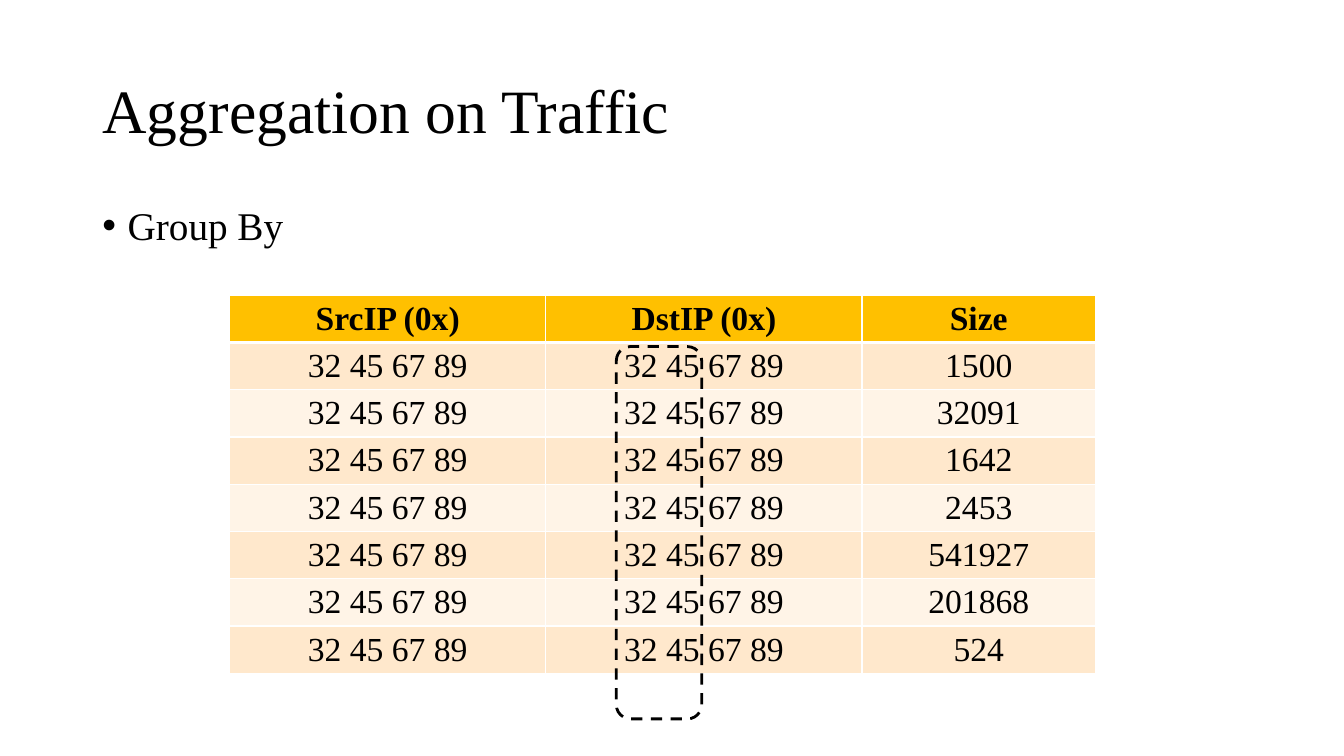
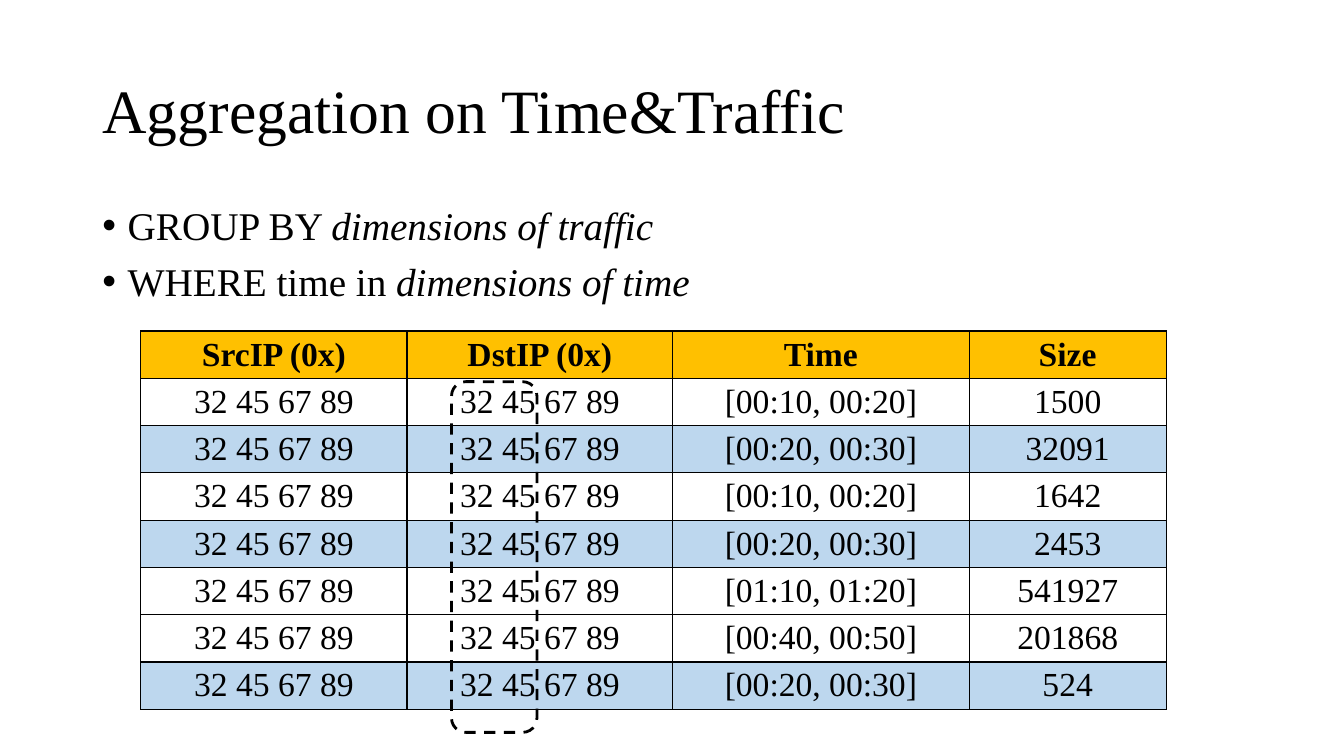
Before and after one commit to Lipox/Dimension, a slide deck: slide 29 of dimensions.pptx (slide 31 before the commit). Drawn at 1344x756 pixels with LibreOffice and Linux fonts; fonts in the diff are those of the drawing. Boxes give left, top, right and bottom in pixels: in the first picture for what was removed or moved away, otherwise in the second. Text is boxed around its words. In the diff, an @@ line names an element or a change of style, - is before the commit and + after.

```diff
--- a/dimensions.pptx
+++ b/dimensions.pptx
@@ title at [102, 89, 845, 144]: text changed @@
-Aggregation on Traffic
+Aggregation on Time&Traffic
@@ text at [128, 212, 689, 304]: text changed; italic on @@
-• Group By
+• GROUP BY dimensions of traffic
+• WHERE time in dimensions of time
@@ table at [141, 331, 1167, 734] @@
+column 3: Time | [00:10, 00:20] | [00:20, 00:30] | [00:10, 00:20] | [00:20, 00:30] | [01:10, 01:20] | [00:40, 00:50] | [00:20, 00:30]
@@ table: place and size @@
-table at [230, 295, 1097, 699]
+table at [141, 331, 1167, 734]
@@ rounded rectangle: place and size @@
-rounded rectangle at [616, 347, 702, 719]
+rounded rectangle at [452, 382, 537, 733]
```
Also in this commit, not shown: 1 other slide changed, 1 slide removed.
